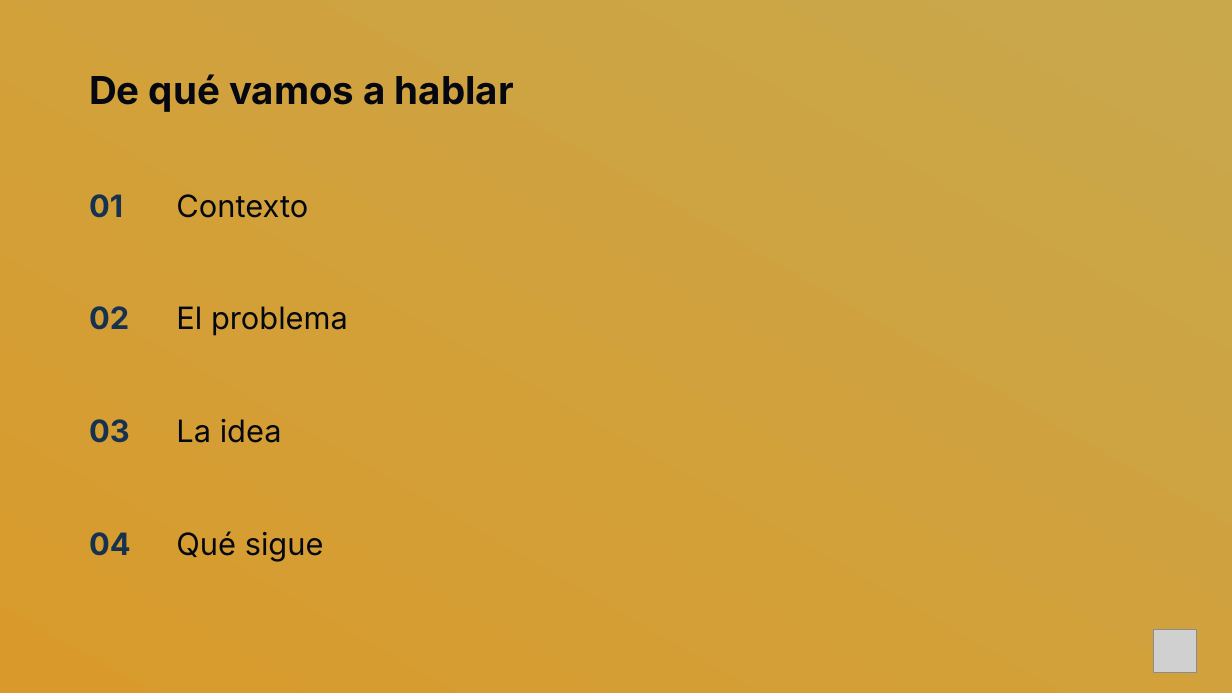
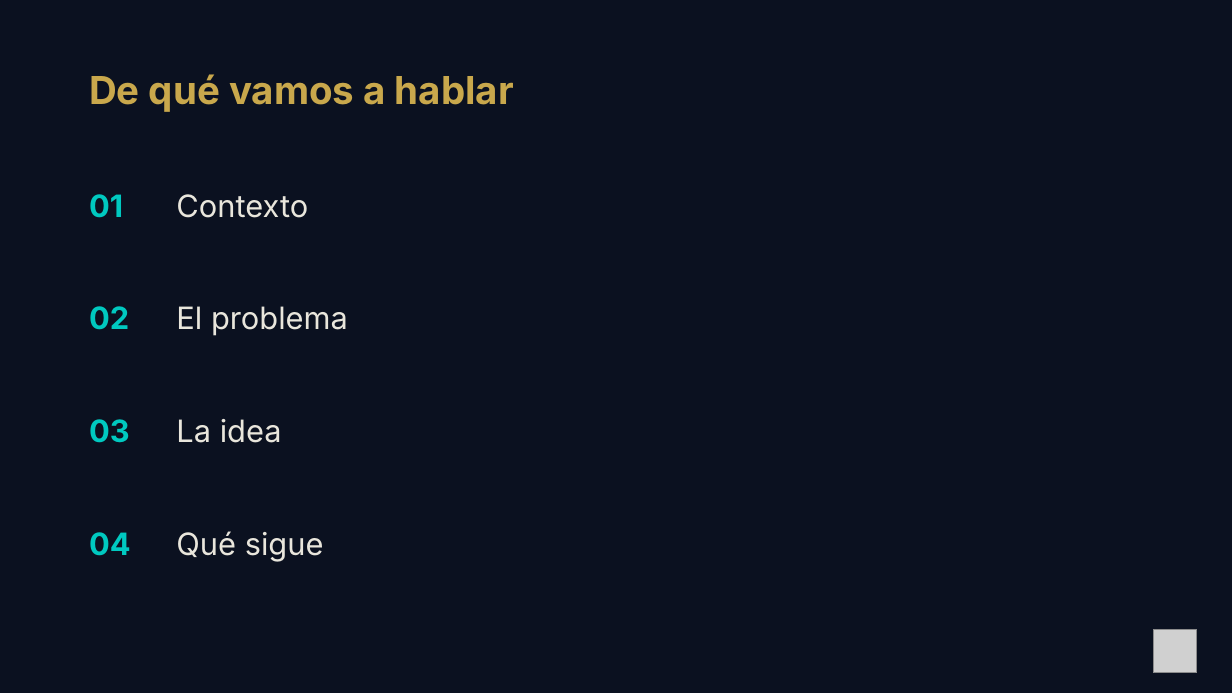
Before and after one commit to ChristianLuciani/brand-kit-christianluciani, a slide deck: slide 2 of templates/ppt/plantilla-gold.pptx. Drawn at 1232x693 pixels with LibreOffice and Linux fonts; fonts in the diff are those of the drawing; grey boxes stand for pictures; background and template pictures are left out. Boxes give left, top, right and bottom in pixels: in the first picture for what was removed or moved away, otherwise in the second. Text is boxed around its words. In the diff, an @@ line names an element or a change of style, - is before the commit and + after.

```diff
--- a/templates/ppt/plantilla-gold.pptx
+++ b/templates/ppt/plantilla-gold.pptx
@@ background gradient #C9A84C to #D99A2B to picture (left out) @@
@@ text "De qué vamos a hablar" at [89, 74, 514, 112]: text colour #050810 to #C9A84C @@
@@ text colour #16324F to #00C9C0 in 4 elements at [89, 194, 123, 218], [89, 306, 129, 330], [89, 419, 130, 443], [89, 532, 131, 556] @@
@@ text colour #050810 to #E9E6DC in 4 elements at [176, 194, 308, 218], [176, 306, 348, 336], [176, 419, 282, 443], [176, 531, 324, 562] @@
```
Also in this commit, not shown: 10 other slides changed, 14 other files.
